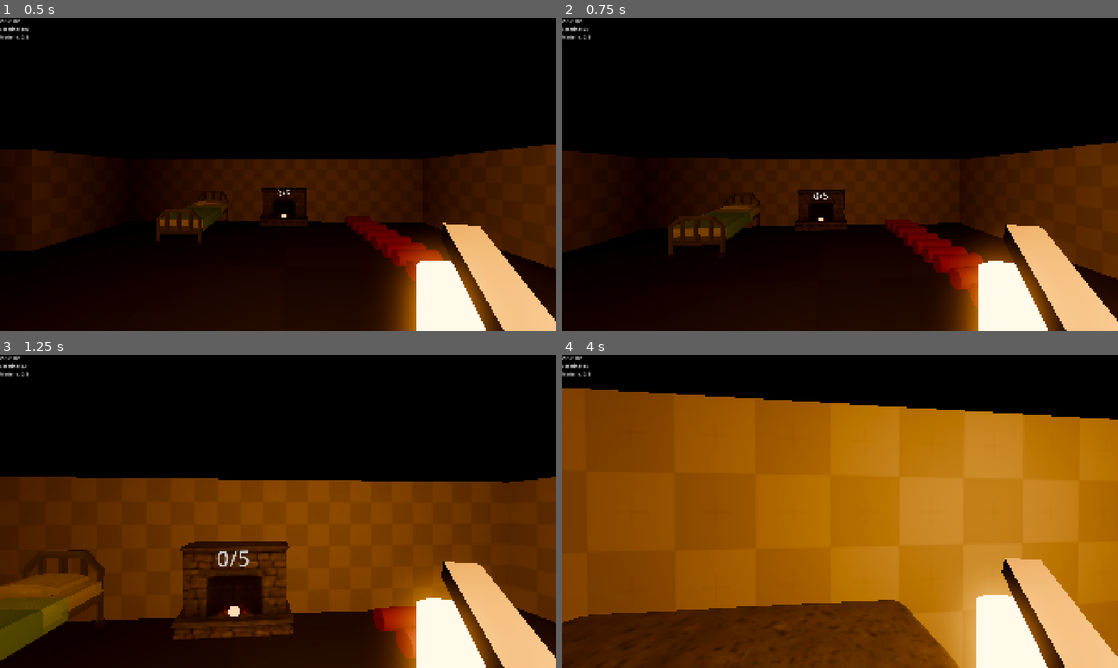
Above: before the commit, frames 1-4 (two rows, left to right).
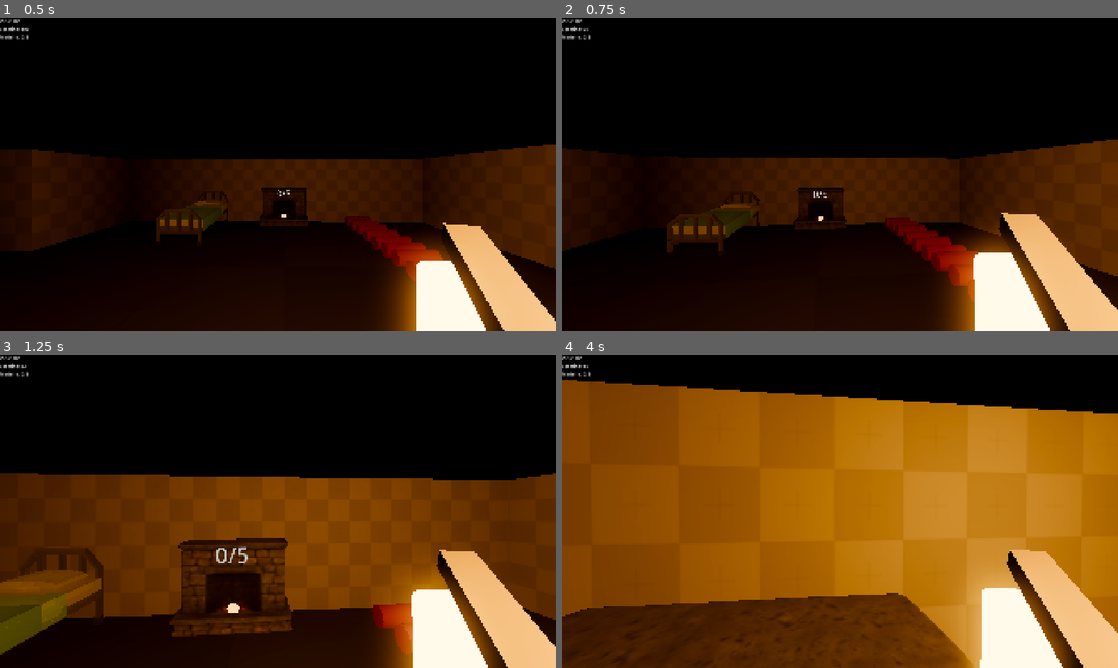
Above: after the commit, the same moments.

Repository: Kawan-vask/EmberVeil
Game: Godot game, scene res://Scenes/main.tscn
The game is run twice, just before and just after one commit, with the same random seed, the same clock (stepped at 60 frames per second) and the same inputs.
Inputs (mouse positions are in pixels of both pictures, inside the frame that each line leads up to):
- Up to frame 1 (0.5 s): no input
- Up to frame 2 (0.75 s): tap Enter at 0.5 s; move the mouse to (867, 174) at 0.52 s; hold W (move_forward) from 0.53 s (still down); hold Shift (sprint) from 0.53 s (still down)
- Up to frame 3 (1.25 s): keep holding W (move_forward); keep holding Shift (sprint)
- Up to frame 4 (4 s): keep holding W (move_forward); move the mouse to (812, 511) at 1.27 s; release Shift (sprint) at 1.28 s; tap E (interact) at 1.35 s; tap Shift (sprint) at 1.55, 2.3, 3.05 s; move the mouse to (851, 505) at 2.02 s; press the mouse at (851, 505) at 2.03 s; move the mouse to (834, 517) at 2.77 s; release the mouse at (834, 517) at 2.78 s; tap Q (lantern_ultimate) at 2.85 s; move the mouse to (878, 514) at 3.52 s; hold Shift (sprint) from 3.53 s (still down)

Frame 1 is identical in both runs. In frame 2, 3.4% of the frame differs, in the area x 0-100%, y 38-100%; in frame 3, 5.8%; in frame 4, 7.6%, in the area x 0-100%, y 8-100%.

Commit message:
feat: Camera Bob (Fase 2 completa)
- Camera bob na Camera3D (não no Head — evita mover corpo)
- Oscilação vertical baseada em sin() com frequência e amplitude exportáveis
- Sprint multiplica frequência e amplitude
- Retorno suave ao centro quando parado via lerp()
- Valores finais a calibrar na Fase 5 com modelo e animações do player

Diff:
--- a/Scripts/Player/player_controller.gd
+++ b/Scripts/Player/player_controller.gd
@@ -56,6 +56,43 @@
 
 
 # ==============================================================================
+#region CAMERA BOB
+# ==============================================================================
+
+## Frequência da oscilação
+@export var bob_frequency: float  = 2.0
+
+## Amplitude da oscilação andando
+@export var bob_amplitude: float  = 0.03
+
+## Multiplicador ao correr
+@export var sprint_multiplier: float = 2.0
+
+var _bob_time: float = 0.0
+
+var _camera_base_y: float = 0.0
+
+
+func _handle_camera_bob(delta: float) -> void:
+	var is_moving: bool    = input_direction != Vector2.ZERO
+	var is_sprinting: bool = Input.is_action_pressed("sprint") and stamina.can_sprint()
+
+	if not is_moving or not is_on_floor():
+		camera.position.y = lerp(camera.position.y, _camera_base_y, delta * 8.0)
+		_bob_time = 0.0
+		return
+
+	var freq: float = bob_frequency * (sprint_multiplier if is_sprinting else 1.0)
+	var amp: float  = bob_amplitude * (sprint_multiplier if is_sprinting else 1.0)
+
+	_bob_time += delta * freq
+	camera.position.y = _camera_base_y + sin(_bob_time * TAU) * amp
+	camera.position.x = sin(_bob_time * PI) * amp * 0.5  # ← oscilação lateral mais sutil
+
+
+#endregion
+
+# ==============================================================================
 #region NODE REFERENCES
 # ==============================================================================
 
@@ -69,6 +106,8 @@
 
 @onready var lantern: Lantern = $Head/Camera/LanternHitbox
 
+@onready var camera: Camera3D = $Head/Camera
+
 
 #endregion
 
@@ -80,6 +119,7 @@
 func _ready() -> void:
 	Input.mouse_mode = Input.MOUSE_MODE_CAPTURED
 	interaction_ray.add_exception(self)
+	_camera_base_y = camera.position.y  # ← guarda a altura original da cabeça
 
 #endregion
 
@@ -139,6 +179,7 @@
 	move_and_slide()
 	_handle_interaction()
 	_update_crosshair()
+	_handle_camera_bob(delta)
 
 	# Ultimate da lamparina
 	if Input.is_action_just_pressed("lantern_ultimate"):
